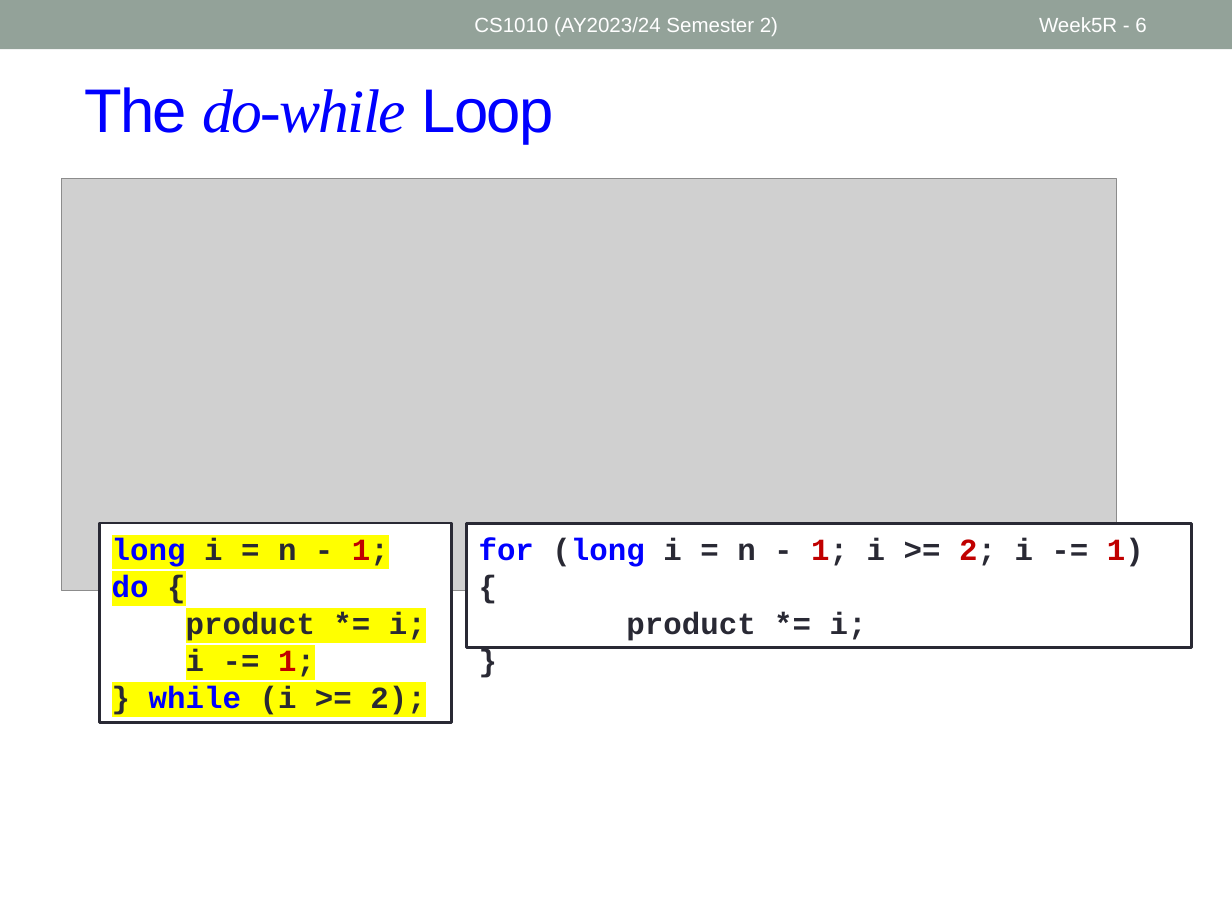
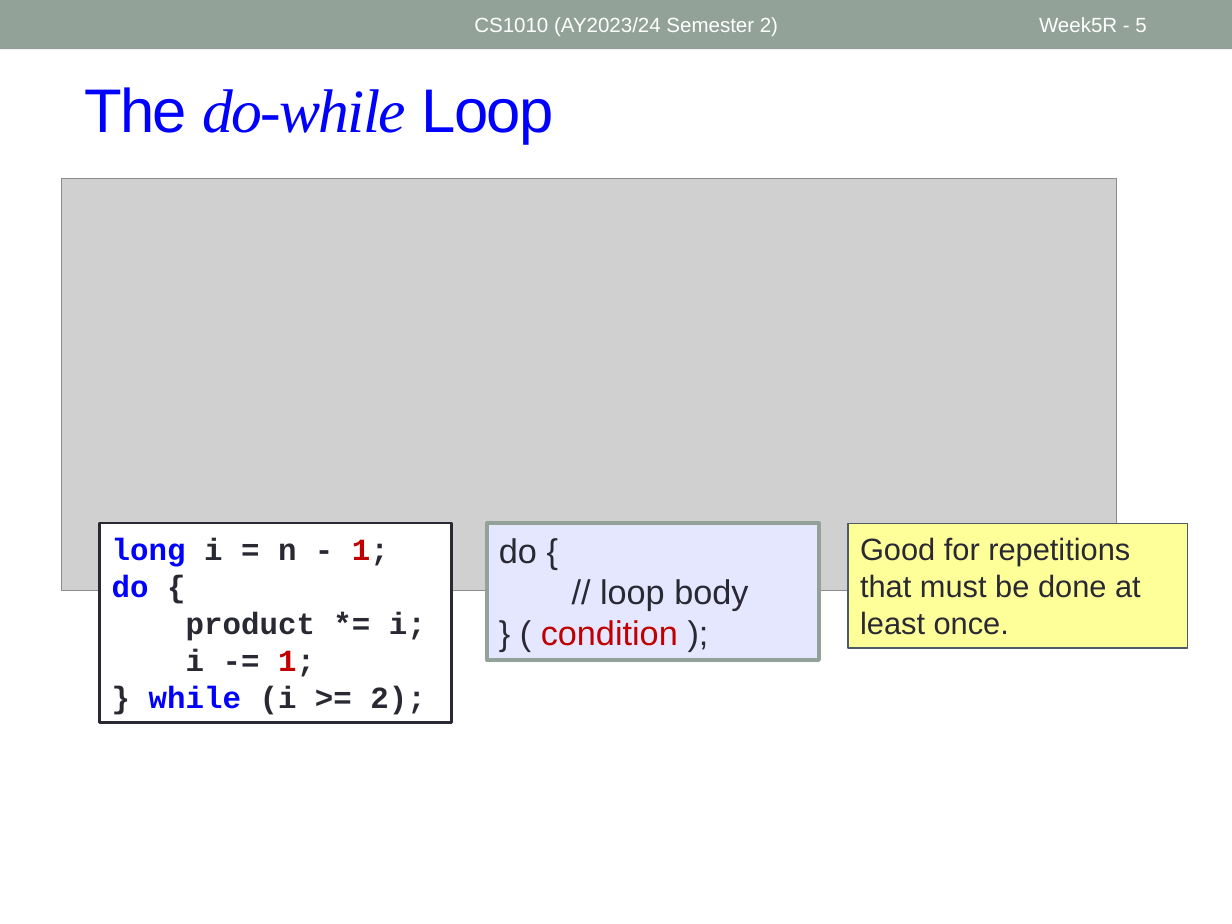
Before and after one commit to nus-cs1010-2425-s2/website, a slide deck: slide 5 of slides/Week5_Recap.pptx (slide 6 before the commit). Drawn at 1232x924 pixels with LibreOffice and Linux fonts; fonts in the diff are those of the drawing; grey boxes stand for pictures. Boxes give left, top, right and bottom in pixels: in the first picture for what was removed or moved away, otherwise in the second. Text is boxed around its words. In the diff, an @@ line names an element or a change of style, - is before the commit and + after.

```diff
--- a/slides/Week5_Recap.pptx
+++ b/slides/Week5_Recap.pptx
@@ page number at bbox=[1039, 17, 1146, 32]: text changed @@
-Week5R - 6
+Week5R - 5
@@ rectangle "long i = n - ..." at bbox=[100, 524, 452, 723]: highlight #FFFF00 to none @@
@@ rectangle removed at bbox=[466, 524, 1191, 648] @@
-for (long i = n - 1; i >= 2; i -= 1) {
-product *= i;
-}
@@ rectangle added at bbox=[487, 524, 819, 660], fill #E5E6FF, outline #93A299 2.08 pt, 20 pt, text #292934 @@
+do {
+// loop body
+} ( condition );
@@ rectangle added at bbox=[848, 524, 1188, 648], fill #FFFF99, outline #4C5A6A 1 pt, 18 pt, text #292934 @@
+Good for repetitions that must be done at least once.
```
Also in this commit, not shown: 4 other slides changed, 3 slides added, 5 other files.
